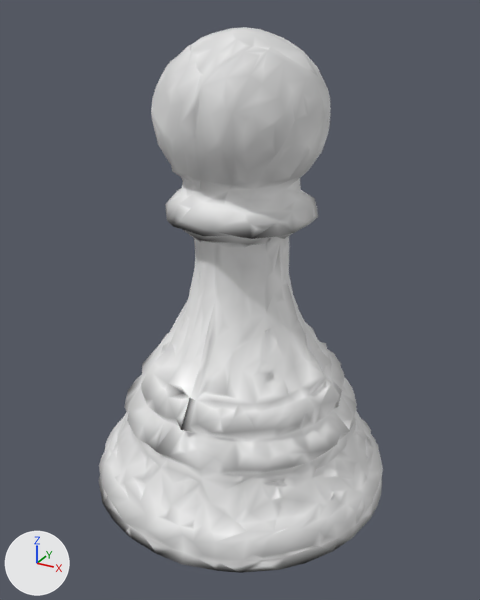
Two versions of the glTF model assets/models/persian/candidate2/optimized/pawn.glb, one commit apart.
Before and after are seen from a camera (50 mm lens) standing at (0.647, -1.181, 0.533) and looking at (0.008, -0.019, -0.047). The axes (+X, +Y, +Z) are drawn at lower left. The lights are the same throughout. The picture after the commit comes second.

Before the edit, the objects in view are built like this:
```python
me_geometry_0 = bpy.data.meshes.new('geometry_0')
me_geometry_0.from_pydata(...)  # 3003 vertices, 5981 faces; spans x -0.344..0.344, y -0.343..0.343, z -0.5..0.5
me_geometry_0.materials.append(mat_defaultmaterial)
ob_geometry_0 = bpy.data.objects.new('geometry_0', me_geometry_0)
ob_geometry_0.location = (0.0, 0.0, 0.0)
```
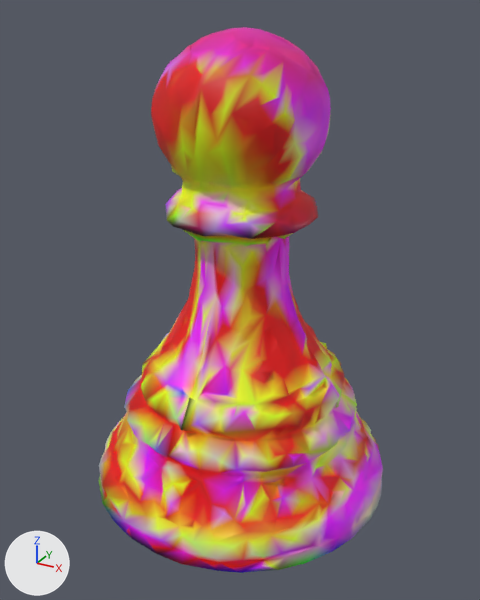
Edits to the bpy script that builds the scene:
```text
Change me_geometry_0:
    where me_geometry_0.from_pydata(...)  # 3003 vertices, 5981 faces; spans x -0.344..0.344, y -0.343..0.343, z -0.5..0.5
    used by ob_geometry_0; location = (0.0, 0.0, 0.0)
    me_geometry_0 part 1: 5981 faces centred in x -0.335..0.341, y -0.339..0.336, z -0.5..0.498 are repainted in the vertex colours, in many colours
```

What differs and where, as boxes (x1, y1, x2, y2) in the pictures (480 x 600 px):
part 1 of me_geometry_0, recoloured (darker)
    both: (99, 27, 383, 573)
